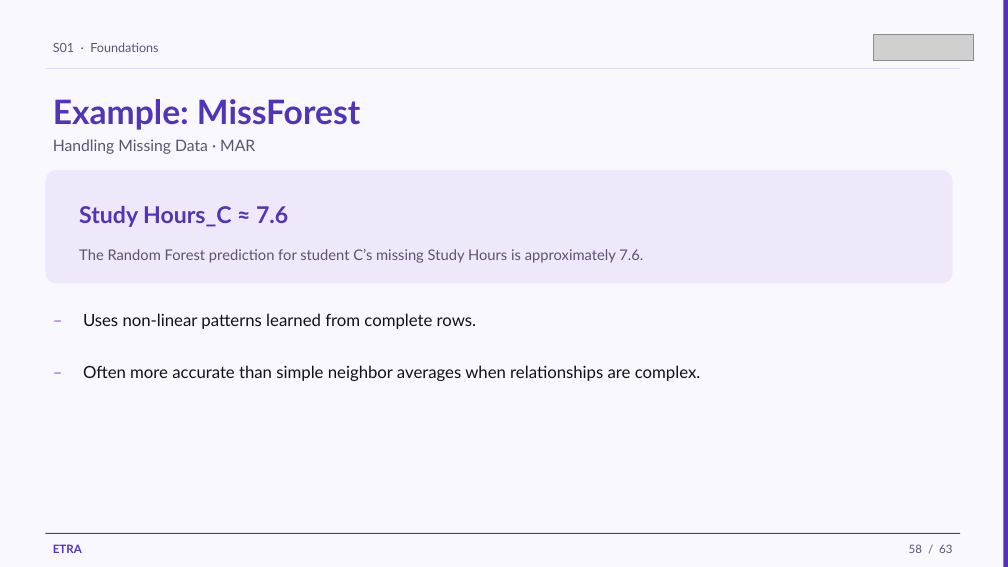
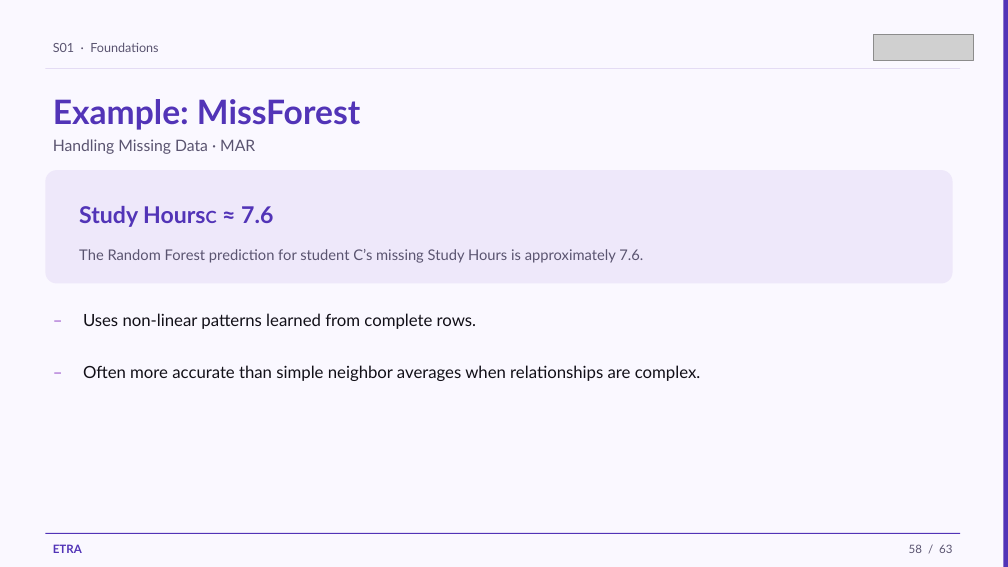
Before and after one commit to iksasa15/AI-ML, a slide deck: slide 58 of web-presentation/pdf-exports/Week1-Session1-Foundations.pptx. Drawn at 1008x567 pixels with LibreOffice and Linux fonts; fonts in the diff are those of the drawing; grey boxes stand for pictures. Boxes give left, top, right and bottom in pixels: in the first picture for what was removed or moved away, otherwise in the second. Text is boxed around its words. In the diff, an @@ line names an element or a change of style, - is before the commit and + after.

```diff
--- a/web-presentation/pdf-exports/Week1-Session1-Foundations.pptx
+++ b/web-presentation/pdf-exports/Week1-Session1-Foundations.pptx
@@ text at (79,206,273,227): text changed @@
-Study Hours_C ≈ 7.6
+Study HoursC ≈ 7.6
```
Also in this commit, not shown: 4 other slides changed, 2 other files.
